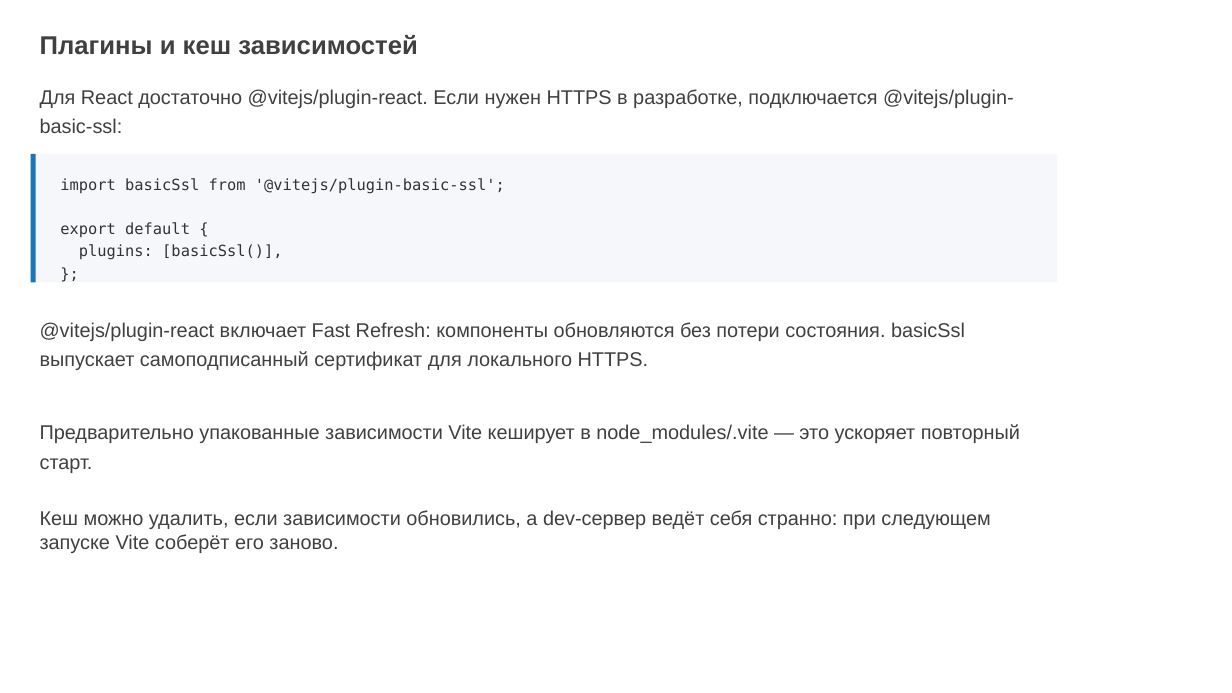
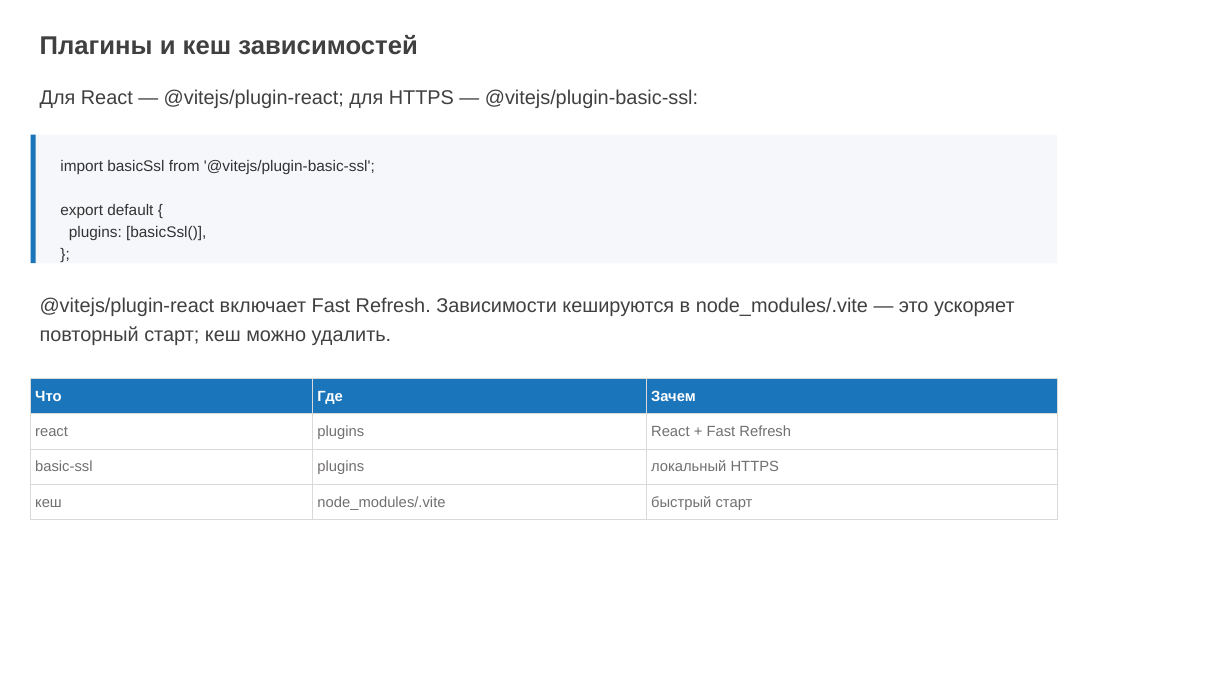
Before and after one commit to ErnandesDaniel/mephi-higher-engineering-school-lectures, a slide deck: slide 12 of lecture-1/modern-frontend-tooling.pptx. Drawn at 1232x693 pixels with LibreOffice and Linux fonts; fonts in the diff are those of the drawing; background and template pictures are left out. Boxes give left, top, right and bottom in pixels: in the first picture for what was removed or moved away, otherwise in the second. Text is boxed around its words. In the diff, an @@ line names an element or a change of style, - is before the commit and + after.

```diff
--- a/lecture-1/modern-frontend-tooling.pptx
+++ b/lecture-1/modern-frontend-tooling.pptx
@@ text at (40, 89, 698, 108): text changed @@
-Для React достаточно @vitejs/plugin-react. Если нужен HTTPS в разработке, подключается @vitejs/plugin-basic-ssl:
+Для React — @vitejs/plugin-react; для HTTPS — @vitejs/plugin-basic-ssl:
@@ 2 rectangles, 1 text: place and size @@
-2 rectangles, 1 text at (30, 154, 1057, 283)
+2 rectangles, 1 text at (30, 135, 1057, 263)
@@ text "import basicSsl from '@vitejs/plugin-basic-ssl';" at (60, 160, 375, 240): font DejaVu Sans Mono to Arial @@
@@ text at (40, 297, 1015, 345): text changed @@
-@vitejs/plugin-react включает Fast Refresh: компоненты обновляются без потери состояния. basicSsl выпускает самоподписанный сертификат для локального HTTPS.
-Предварительно упакованные зависимости Vite кеширует в node_modules/.vite — это ускоряет повторный старт.
-Кеш можно удалить, если зависимости обновились, а dev-сервер ведёт себя странно: при следующем запуске Vite соберёт его заново.
+@vitejs/plugin-react включает Fast Refresh. Зависимости кешируются в node_modules/.vite — это ускоряет повторный старт; кеш можно удалить.
@@ table added at (30, 379, 1057, 520), 4 rows, 3 columns @@
+Что | Где | Зачем
+react | plugins | React + Fast Refresh
+basic-ssl | plugins | локальный HTTPS
+кеш | node_modules/.vite | быстрый старт
```
Also in this commit, not shown: 8 other slides changed, 5 slides added, 3 slides removed, 1 other file.
